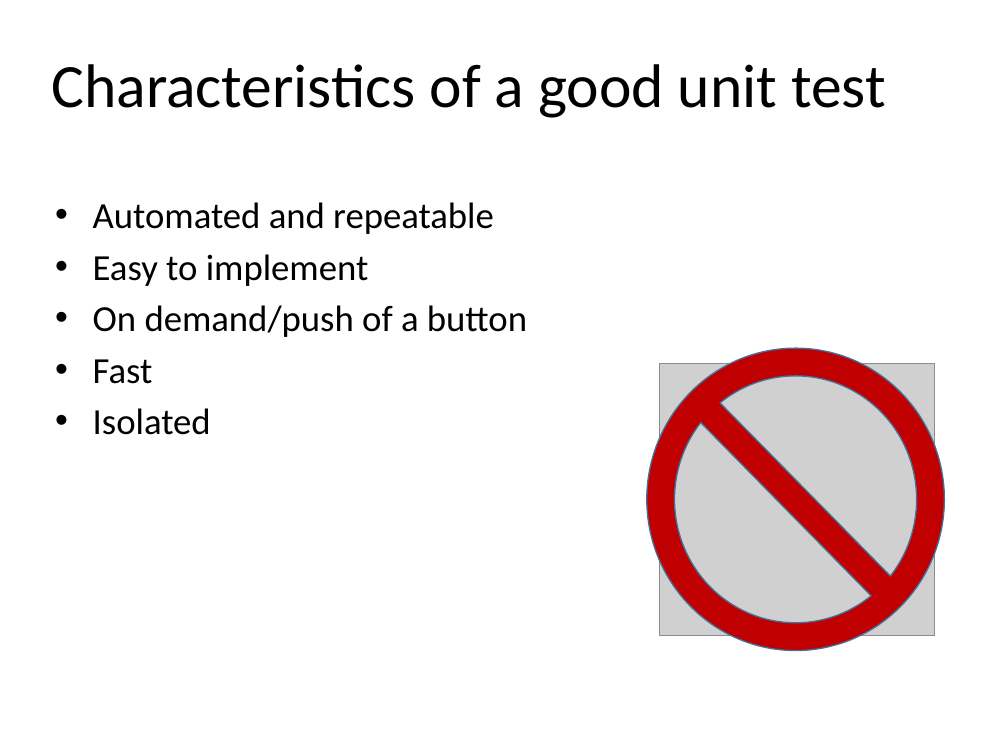
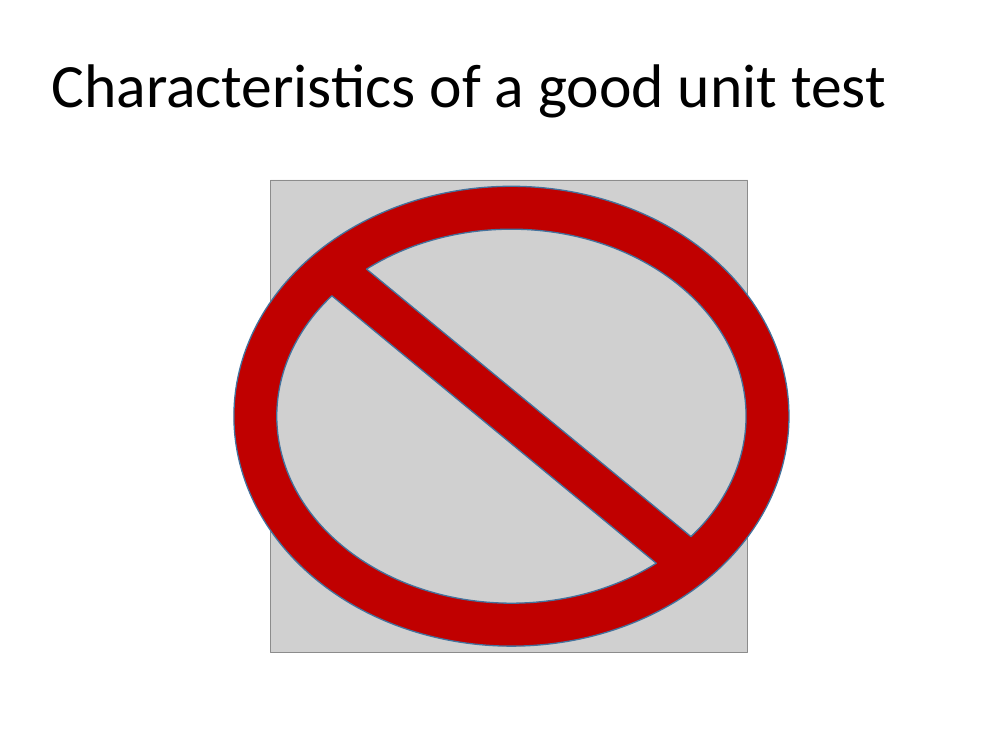
Before and after one commit to kburnell/TestDrivingASP.NETMVC, a slide deck: slide 13 of TestDrivingASP.NETMVC.pptx. Drawn at 1008x756 pixels with LibreOffice and Linux fonts; fonts in the diff are those of the drawing; grey boxes stand for pictures; background and template pictures are left out. Boxes give left, top, right and bottom in pixels: in the first picture for what was removed or moved away, otherwise in the second. Text is boxed around its words. In the diff, an @@ line names an element or a change of style, - is before the commit and + after.

```diff
--- a/TestDrivingASP.NETMVC.pptx
+++ b/TestDrivingASP.NETMVC.pptx
@@ picture: place and size @@
-picture at (659, 363, 934, 635)
+picture at (270, 179, 747, 652)
@@ text removed at (93, 202, 527, 435) @@
-• Automated and repeatable
-• Easy to implement
-• On demand/push of a button
-• Fast
-• Isolated
@@ no-entry sign: place and size @@
-no-entry sign at (646, 348, 944, 650)
+no-entry sign at (234, 186, 789, 646)
```
Also in this commit, not shown: 5 other slides changed, 28 other files.
